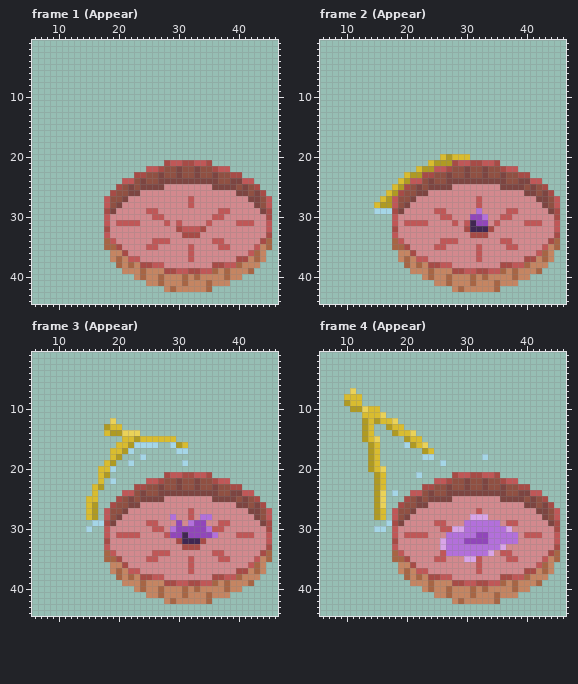
Edited in one commit: pixel-art file (Levels/Resources/UpdatedPalette/LilyPad_Goal_Animate.ase). This is how it looked before the edit.
64x64 pixels, 13 frames. Shown: frame 1 (Appear): x 6..46, y 1..44; frame 2 (Appear): x 6..46, y 1..44; frame 3 (Appear): x 6..46, y 1..44; frame 4 (Appear): x 6..46, y 1..44. The commit also changed other frames, which this record leaves out.
After:
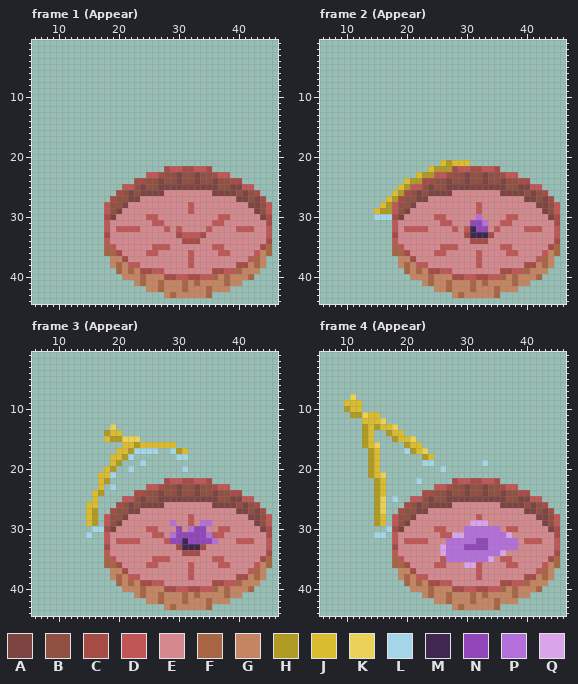
Palette (. is transparent): A #7d4541  B #905042  C #a74b46  D #c05757  E #d3898e  F #a76544  G #c58562  H #af9a23  J #d9bc2f  K #ead259  L #a5d6e7  M #402751  N #9146ba  P #b370db  Q #d9a5e8
Edits made:
Frame 1 (Appear), layer "Layer":
y 21: x 28..35 CDDCCDDC -> ........
y 22: x 25..38 DDCBBABBABBCDD -> ...CDDCCDDC...
y 23: x 23..27 CCBBA -> ..DDC; x 36..40 ABBCC -> CDD..
y 24: x 21..24 DDBA -> ..CC; x 28..29 AA -> BB; x 31..32 AA -> BB; x 34..35 AA -> BB; x 39..42 AADD -> CC..
y 25: x 20..22 CBA -> .DD; x 25..26 AA -> BB; x 28..35 EEEEEEEE -> AAAAAAAA; x 37..38 AA -> BB; x 40..43 BABC -> ADD.
y 26: x 19..20 CB -> .C; x 23..27 AEEEE -> BAAAA; x 36..40 EEEEA -> AAAAB; x 43..44 AC -> C.
y 27: x 18..19 DB -> .C; x 21..23 AEE -> BAA; x 32 D -> E; x 40..42 EEA -> AAB; x 44..45 BD -> C.
y 28: x 20..21 AE -> BA; x 42 E -> A
y 29: x 18..20 CAE -> DBA; x 25..26 DD -> EE; x 32 E -> D; x 37..38 DD -> EE; x 43..45 EAC -> ABD
y 30: x 18..19 DE -> CA; x 25 E -> D; x 27 D -> E; x 36 D -> E; x 38 E -> D; x 44 E -> A
y 31: x 20..23 DDDD -> EEEE; x 26..28 EED -> DDE; x 30 D -> E; x 35..37 DEE -> EDD; x 40..42 DDD -> EEE; x 45 D -> C
y 32: x 18 C -> D; x 20..23 EEEE -> DDDD; x 28 E -> D; x 30..35 CDDDCE -> DEEEED; x 40..42 EEE -> DDD
y 33: x 18 D -> C; x 30..34 ECCCE -> CDDDC; x 45 C -> D
y 34: x 18..19 FD -> DE; x 26..28 DDD -> EEE; x 31..33 EEE -> CCC; x 36..37 DD -> EE; x 44..45 CF -> EC
y 35: x 19..20 FC -> DE; x 25 D -> E; x 27..28 EE -> DD; x 32 D -> E; x 36 E -> D; x 38 D -> E; x 43..44 DG -> EC
y 36: x 18..21 .GGC -> FFCE; x 25..26 EE -> DD; x 37..38 EE -> DD; x 42..43 DF -> ED; x 45 . -> F
y 37: x 20..23 FGDD -> GCEE; x 40..42 CCG -> EED
y 38: x 19 . -> G; x 22..27 FGCCDD -> DDEEEE; x 32 E -> D; x 36..41 CCDDFG -> EEEECC; x 43..44 G. -> FG
y 39: x 20 . -> F; x 22 G -> F; x 24..40 FGGGCCDDCCDDFGFGG -> CCDDEEEEEEEECCDDF; x 42..43 F. -> GG
y 40: x 21..22 .. -> GG; x 27..36 FGGGFGFGGG -> GCCDDCCDDF; x 41..42 .. -> GF
y 41: x 23..24 .. -> GF; x 33 G -> F; x 35 F -> G; x 38..40 G.. -> FGG
y 42: x 25..27 ... -> GGF; x 29 F -> G; x 31 G -> F; x 36..38 ... -> GGG
y 43: x 28..35 ........ -> GFGGGGGF
Frame 2 (Appear), layers "Layer 3", "Layer 2", "Layer":
y 20: x 26..30 JHJJJ -> .....
y 21: x 24..26 JHH -> ..J; x 28..35 CDDCCDDC -> JJJ.....
y 22: x 22..38 JHHDDCBBABBABBCDD -> ..JHHHCDDCCDDC...
y 23: x 20..27 JHHCCBBA -> ..JHHDDC; x 36..40 ABBCC -> CDD..
y 24: x 19..24 JHDDBA -> .JHHCC; x 28..29 AA -> BB; x 31..32 AA -> BB; x 34..35 AA -> BB; x 39..42 AADD -> CC..
y 25: x 18..22 JHCBA -> .JHDD; x 25..26 AA -> BB; x 28..35 EEEEEEEE -> AAAAAAAA; x 37..38 AA -> BB; x 40..43 BABC -> ADD.
y 26: x 17..20 JHCB -> .JHC; x 23..27 AEEEE -> BAAAA; x 36..40 EEEEA -> AAAAB; x 43..44 AC -> C.
y 27: x 16..19 JHDB -> .JHC; x 21..23 AEE -> BAA; x 32 D -> E; x 40..42 EEA -> AAB; x 44..45 BD -> C.
y 28: x 15..16 JH -> .J; x 20..21 AE -> BA; x 42 E -> A
y 29: x 15..20 LLLCAE -> JHHDBA; x 25..26 DD -> EE; x 32 P -> D; x 37..38 DD -> EE; x 43..45 EAC -> ABD
y 30: x 15..19 ...DE -> LLLCA; x 25 E -> D; x 27 D -> E; x 31..33 NNP -> EPE; x 36 D -> E; x 38 E -> D; x 44 E -> A
y 31: x 20..23 DDDD -> EEEE; x 26..28 EED -> DDE; x 30..31 DM -> EN; x 33 N -> P; x 35..37 DEE -> EDD; x 40..42 DDD -> EEE; x 45 D -> C
y 32: x 18 C -> D; x 20..23 EEEE -> DDDD; x 28 E -> D; x 30 C -> D; x 32..35 MMCE -> NNED; x 40..42 EEE -> DDD
y 33: x 18 D -> C; x 30..34 ECCCE -> CMMMC; x 45 C -> D
y 34: x 18..19 FD -> DE; x 26..28 DDD -> EEE; x 31..33 EEE -> CCC; x 36..37 DD -> EE; x 44..45 CF -> EC
y 35: x 19..20 FC -> DE; x 25 D -> E; x 27..28 EE -> DD; x 32 D -> E; x 36 E -> D; x 38 D -> E; x 43..44 DG -> EC
y 36: x 18..21 .GGC -> FFCE; x 25..26 EE -> DD; x 37..38 EE -> DD; x 42..43 DF -> ED; x 45 . -> F
y 37: x 20..23 FGDD -> GCEE; x 40..42 CCG -> EED
y 38: x 19 . -> G; x 22..27 FGCCDD -> DDEEEE; x 32 E -> D; x 36..41 CCDDFG -> EEEECC; x 43..44 G. -> FG
y 39: x 20 . -> F; x 22 G -> F; x 24..40 FGGGCCDDCCDDFGFGG -> CCDDEEEEEEEECCDDF; x 42..43 F. -> GG
y 40: x 21..22 .. -> GG; x 27..36 FGGGFGFGGG -> GCCDDCCDDF; x 41..42 .. -> GF
y 41: x 23..24 .. -> GF; x 33 G -> F; x 35 F -> G; x 38..40 G.. -> FGG
y 42: x 25..27 ... -> GGF; x 29 F -> G; x 31 G -> F; x 36..38 ... -> GGG
y 43: x 28..35 ........ -> GFGGGGGF
Frame 3 (Appear), layers "Layer 3", "Layer 2", "Layer":
y 12: x 19 K -> .
y 13: x 18..20 HJJ -> .K.
y 14: x 18..23 JHHKKK -> HJJ...
y 15: x 18..29 ...JJHJJJJJJ -> JHHKKK......
y 16: x 20 J -> .; x 22..31 HLLLL..LHJ -> JHJJJJJJ..
y 17: x 19 J -> .; x 21..26 HL.... -> JHLLLL; x 29..31 .LL -> LHJ
y 18: x 20..22 H.. -> JHL; x 24 L -> .; x 30..31 .. -> LL
y 19: x 18..20 JH. -> .JH; x 22 L -> .; x 24 . -> L; x 31 L -> .
y 20: x 17 J -> .; x 19 L -> H; x 22 . -> L; x 31 . -> L
y 21: x 18..19 H. -> JL; x 28..35 CDDCCDDC -> ........
y 22: x 18..19 .L -> H.; x 25..38 DDCBBABBABBCDD -> ...CDDCCDDC...
y 23: x 16..17 JH -> .J; x 19 . -> L; x 23..27 CCBBA -> ..DDC; x 36..40 ABBCC -> CDD..
y 24: x 17 . -> H; x 21..24 DDBA -> ..CC; x 28..29 AA -> BB; x 31..32 AA -> BB; x 34..35 AA -> BB; x 39..42 AADD -> CC..
y 25: x 15 J -> .; x 20..22 CBA -> .DD; x 25..26 AA -> BB; x 28..35 EEEEEEEE -> AAAAAAAA; x 37..38 AA -> BB; x 40..43 BABC -> ADD.
y 26: x 16 H -> J; x 19..20 CB -> .C; x 23..27 AEEEE -> BAAAA; x 36..40 EEEEA -> AAAAB; x 43..44 AC -> C.
y 27: x 18..19 DB -> .C; x 21..23 AEE -> BAA; x 32 D -> E; x 40..42 EEA -> AAB; x 44..45 BD -> C.
y 28: x 20..21 AE -> BA; x 29 P -> E; x 34..35 PP -> EE; x 42 E -> A
y 29: x 15..20 .LLCAE -> JH.DBA; x 25..26 DD -> EE; x 29..30 EN -> PE; x 32..35 PNNE -> DEPP; x 37..38 DD -> EE; x 43..45 EAC -> ABD
y 30: x 15..19 L..DE -> .LLCA; x 25 E -> D; x 27 D -> E; x 29 P -> E; x 31..32 NN -> EP; x 35..36 PD -> EE; x 38 E -> D; x 44 E -> A
y 31: x 15 . -> L; x 20..23 DDDD -> EEEE; x 26..29 EEDN -> DDEP; x 31 M -> N; x 35..37 NPE -> PDD; x 40..42 DDD -> EEE; x 45 D -> C
y 32: x 18 C -> D; x 20..23 EEEE -> DDDD; x 28..30 EEC -> DNN; x 32..36 MMCEE -> NNNNP; x 40..42 EEE -> DDD
y 33: x 18 D -> C; x 30..34 ECCCE -> CMMMC; x 45 C -> D
y 34: x 18..19 FD -> DE; x 26..28 DDD -> EEE; x 31..33 EEE -> CCC; x 36..37 DD -> EE; x 44..45 CF -> EC
y 35: x 19..20 FC -> DE; x 25 D -> E; x 27..28 EE -> DD; x 32 D -> E; x 36 E -> D; x 38 D -> E; x 43..44 DG -> EC
y 36: x 18..21 .GGC -> FFCE; x 25..26 EE -> DD; x 37..38 EE -> DD; x 42..43 DF -> ED; x 45 . -> F
y 37: x 20..23 FGDD -> GCEE; x 40..42 CCG -> EED
y 38: x 19 . -> G; x 22..27 FGCCDD -> DDEEEE; x 32 E -> D; x 36..41 CCDDFG -> EEEECC; x 43..44 G. -> FG
y 39: x 20 . -> F; x 22 G -> F; x 24..40 FGGGCCDDCCDDFGFGG -> CCDDEEEEEEEECCDDF; x 42..43 F. -> GG
y 40: x 21..22 .. -> GG; x 27..36 FGGGFGFGGG -> GCCDDCCDDF; x 41..42 .. -> GF
y 41: x 23..24 .. -> GF; x 33 G -> F; x 35 F -> G; x 38..40 G.. -> FGG
y 42: x 25..27 ... -> GGF; x 29 F -> G; x 31 G -> F; x 36..38 ... -> GGG
y 43: x 28..35 ........ -> GFGGGGGF
Frame 4 (Appear), layers "Layer 3", "Layer 2", "Layer":
y 7: x 11 K -> .
y 8: x 10..12 JJJ -> .K.
y 9: x 10 H -> J
y 10: x 10..15 .HHKJJ -> HJJ...
y 11: x 11..13 ..J -> HHK; x 16 K -> .
y 12: x 13 H -> J; x 15..18 HJJK -> JK..
y 13: x 15..19 ..HJJ -> HJJK.
y 14: x 17..18 .H -> HJ; x 20..21 JK -> ..
y 15: x 15 K -> .; x 18..22 ..HJJ -> HJJK.
y 16: x 13..15 .HJ -> HJK; x 20..21 LH -> HJ; x 23 K -> .
y 17: x 20..24 ...HJ -> LHJK.
y 18: x 23..24 LL -> HJ; x 33 L -> .
y 19: x 23..24 .. -> LL; x 26 L -> .; x 33 . -> L
y 20: x 16 K -> .; x 26 . -> L
y 21: x 14..16 .HJ -> HJK; x 22 L -> .; x 28..35 CDDCCDDC -> ........
y 22: x 22 . -> L; x 25..38 DDCBBABBABBCDD -> ...CDDCCDDC...
y 23: x 23..27 CCBBA -> ..DDC; x 36..40 ABBCC -> CDD..
y 24: x 16 K -> J; x 18 L -> .; x 21..24 DDBA -> ..CC; x 28..29 AA -> BB; x 31..32 AA -> BB; x 34..35 AA -> BB; x 39..42 AADD -> CC..
y 25: x 18 . -> L; x 20..22 CBA -> .DD; x 25..26 AA -> BB; x 28..35 EEEEEEEE -> AAAAAAAA; x 37..38 AA -> BB; x 40..43 BABC -> ADD.
y 26: x 19..20 CB -> .C; x 23..27 AEEEE -> BAAAA; x 36..40 EEEEA -> AAAAB; x 43..44 AC -> C.
y 27: x 16 J -> K; x 18..19 DB -> .C; x 21..23 AEE -> BAA; x 32 D -> E; x 40..42 EEA -> AAB; x 44..45 BD -> C.
y 28: x 20..21 AE -> BA; x 31..33 QQQ -> EDE; x 42 E -> A
y 29: x 15..20 ..LCAE -> HJ.DBA; x 25..26 DD -> EE; x 30..35 PPPPPP -> EQQQEE; x 37..38 DD -> EE; x 43..45 EAC -> ABD
y 30: x 15..19 LL.DE -> ..LCA; x 25 E -> D; x 27..29 DQQ -> EEE; x 36..38 PQE -> EDD; x 44 E -> A
y 31: x 15..16 .. -> LL; x 20..23 DDDD -> EEEE; x 26..29 EPPP -> DDQQ; x 32..33 NN -> PP; x 37..38 PP -> QE; x 40..42 DDD -> EEE; x 45 D -> C
y 32: x 18 C -> D; x 20..23 EEEE -> DDDD; x 26 Q -> E; x 30..31 NN -> PP; x 40..42 EEE -> DDD
y 33: x 18 D -> C; x 30..33 PPPP -> NNNN; x 36..38 QEE -> PPP; x 45 C -> D
y 34: x 18..19 FD -> DE; x 26 D -> Q; x 34..37 QEDD -> PPQE; x 44..45 CF -> EC
y 35: x 19..20 FC -> DE; x 25 D -> E; x 27..34 EEEQQDEE -> PPPPPPPQ; x 36 E -> D; x 38 D -> E; x 43..44 DG -> EC
y 36: x 18..21 .GGC -> FFCE; x 25..26 EE -> DD; x 30..31 EE -> QQ; x 37..38 EE -> DD; x 42..43 DF -> ED; x 45 . -> F
y 37: x 20..23 FGDD -> GCEE; x 40..42 CCG -> EED
y 38: x 19 . -> G; x 22..27 FGCCDD -> DDEEEE; x 32 E -> D; x 36..41 CCDDFG -> EEEECC; x 43..44 G. -> FG
y 39: x 20 . -> F; x 22 G -> F; x 24..40 FGGGCCDDCCDDFGFGG -> CCDDEEEEEEEECCDDF; x 42..43 F. -> GG
y 40: x 21..22 .. -> GG; x 27..36 FGGGFGFGGG -> GCCDDCCDDF; x 41..42 .. -> GF
y 41: x 23..24 .. -> GF; x 33 G -> F; x 35 F -> G; x 38..40 G.. -> FGG
y 42: x 25..27 ... -> GGF; x 29 F -> G; x 31 G -> F; x 36..38 ... -> GGG
y 43: x 28..35 ........ -> GFGGGGGF
Pixel boxes of the changes (left, top, right, bottom) in both pictures:
changed: (104, 160, 272, 298)
changed: (374, 154, 560, 298)
changed: (86, 418, 272, 610)
changed: (344, 388, 560, 610)
